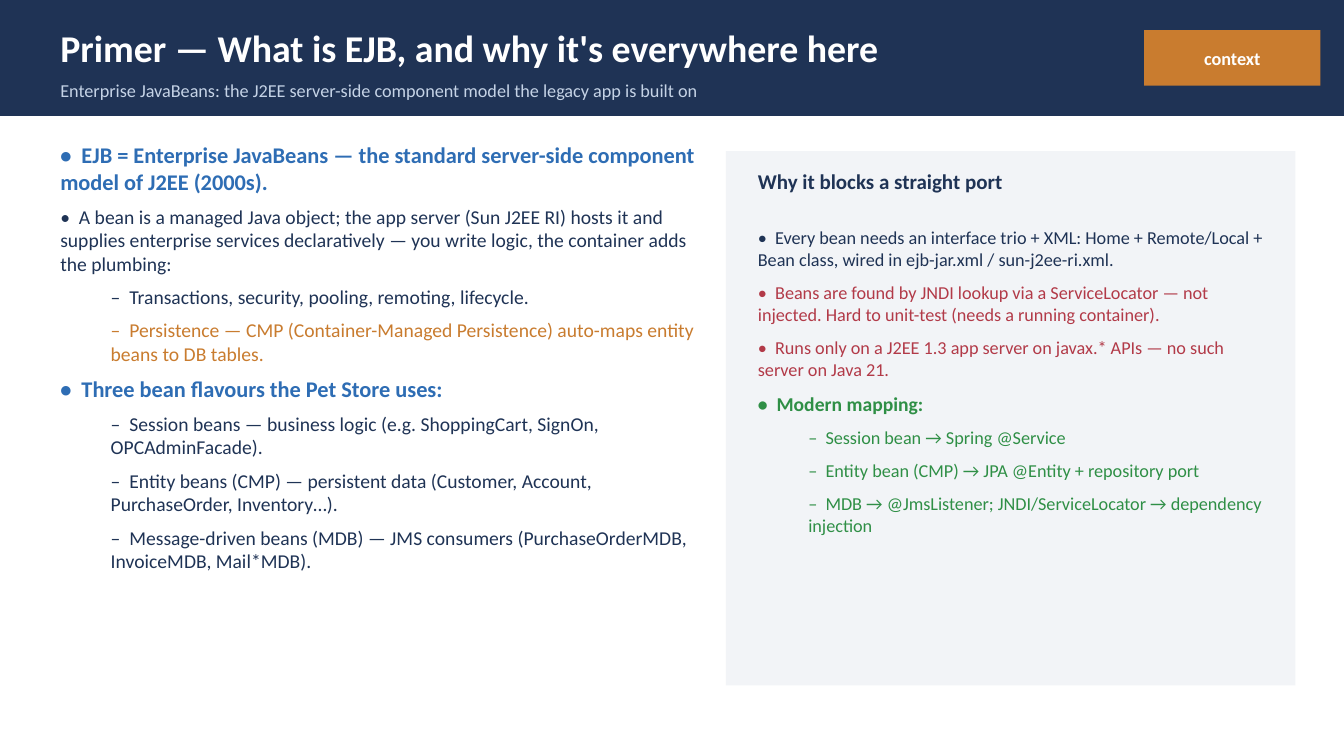
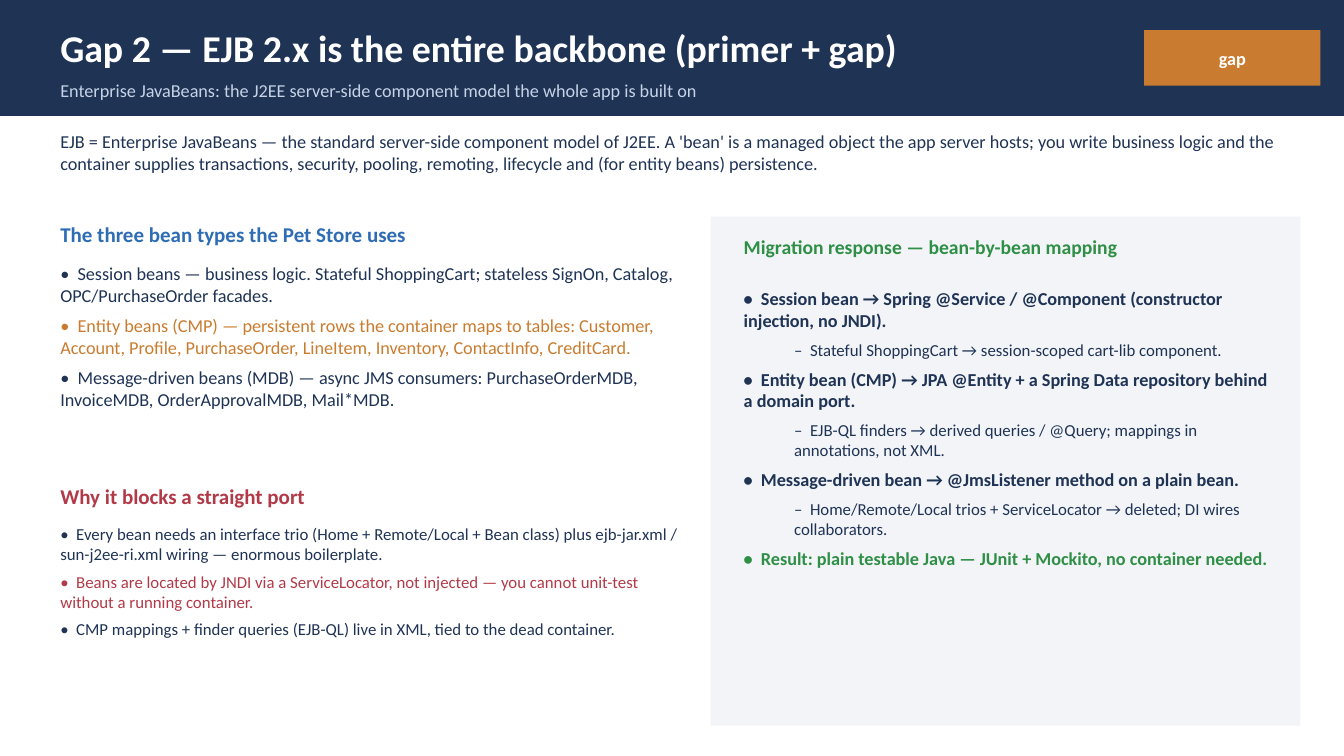
Before and after one commit to Vishak-94/pet-store, a slide deck: slide 7 of docs/PetStore_Demo_45min.pptx (slide 6 before the commit). Drawn at 1344x756 pixels with LibreOffice and Linux fonts; fonts in the diff are those of the drawing. Boxes give left, top, right and bottom in pixels: in the first picture for what was removed or moved away, otherwise in the second. Text is boxed around its words. In the diff, an @@ line names an element or a change of style, - is before the commit and + after.

Commit message:
Expand legacy gaps into one detailed slide per gap
Replace the single cramped gaps table + EJB-only primer with:
 - an overview slide listing all 8 gaps, then
 - one full slide per gap (gap_slide helper): what it was in the legacy
   app, why it blocks a straight port, and the migration response, each
   with several detailed bullets.

Gap 2 folds the EJB primer in (session/entity-CMP/MDB + bean-by-bean
Spring mapping). Gaps: J2EE-1.3 EAR/Sun-RI, EJB 2.x, XML-over-JMS,
shared Cloudscape DB, 3-MDB+WAF status, implicit container locking,
Swing/JWS admin, parallel SOAP build. Deck now 26 slides; agenda
gaps section retimed 4->8 min. No shape overflow.

```diff
--- a/docs/PetStore_Demo_45min.pptx
+++ b/docs/PetStore_Demo_45min.pptx
@@ text at (x1=60, y1=34, x2=897, y2=69): text changed @@
-Primer — What is EJB, and why it's everywhere here
+Gap 2 — EJB 2.x is the entire backbone (primer + gap)
@@ text at (x1=1219, y1=56, x2=1246, y2=68): text changed @@
-context
+gap
@@ text at (x1=60, y1=84, x2=696, y2=100): text changed @@
-Enterprise JavaBeans: the J2EE server-side component model the legacy app is built on
+Enterprise JavaBeans: the J2EE server-side component model the whole app is built on
@@ text at (x1=60, y1=135, x2=1274, y2=173): text changed; size 14 to 13 pt @@
-• EJB = Enterprise JavaBeans — the standard server-side component model of J2EE (2000s).
-• A bean is a managed Java object; the app server (Sun J2EE RI) hosts it and supplies enterprise services declaratively — you write logic, the container adds the plumbing:
-  – Transactions, security, pooling, remoting, lifecycle.
-  – Persistence — CMP (Container-Managed Persistence) auto-maps entity beans to DB tables.
-• Three bean flavours the Pet Store uses:
-  – Session beans — business logic (e.g. ShoppingCart, SignOn, OPCAdminFacade).
-  – Entity beans (CMP) — persistent data (Customer, Account, PurchaseOrder, Inventory…).
-  – Message-driven beans (MDB) — JMS consumers (PurchaseOrderMDB, InvoiceMDB, Mail*MDB).
+EJB = Enterprise JavaBeans — the standard server-side component model of J2EE. A 'bean' is a managed object the app server hosts; you write business logic and the container supplies transactions, security, pooling, remoting, lifecycle and (for entity beans) persistence.
@@ text added at (x1=60, y1=227, x2=406, y2=246), 15 pt, text #2E6DB4, bold @@
+The three bean types the Pet Store uses
@@ rectangle resized from (x1=726, y1=151, x2=1296, y2=686) to (x1=711, y1=217, x2=1301, y2=726) @@
@@ text removed at (x1=758, y1=231, x2=1262, y2=535) @@
-• Every bean needs an interface trio + XML: Home + Remote/Local + Bean class, wired in ejb-jar.xml / sun-j2ee-ri.xml.
-• Beans are found by JNDI lookup via a ServiceLocator — not injected. Hard to unit-test (needs a running container).
-• Runs only on a J2EE 1.3 app server on javax.* APIs — no such server on Java 21.
-• Modern mapping:
-  – Session bean → Spring @Service
-  – Entity bean (CMP) → JPA @Entity + repository port
-  – MDB → @JmsListener; JNDI/ServiceLocator → dependency injection
@@ text added at (x1=60, y1=267, x2=673, y2=409), 13 pt, text #1F3355 @@
+• Session beans — business logic. Stateful ShoppingCart; stateless SignOn, Catalog, OPC/PurchaseOrder facades.
+• Entity beans (CMP) — persistent rows the container maps to tables: Customer, Account, Profile, PurchaseOrder, LineItem, Inventory, ContactInfo, CreditCard.
+• Message-driven beans (MDB) — async JMS consumers: PurchaseOrderMDB, InvoiceMDB, OrderApprovalMDB, Mail*MDB.
@@ text added at (x1=744, y1=240, x2=1117, y2=258), 14 pt, text #2F8F46, bold @@
+Migration response — bean-by-bean mapping
@@ text added at (x1=744, y1=292, x2=1268, y2=568), 13 pt, text #1F3355, bold @@
+• Session bean → Spring @Service / @Component (constructor injection, no JNDI).
+  – Stateful ShoppingCart → session-scoped cart-lib component.
+• Entity bean (CMP) → JPA @Entity + a Spring Data repository behind a domain port.
+  – EJB-QL finders → derived queries / @Query; mappings in annotations, not XML.
+• Message-driven bean → @JmsListener method on a plain bean.
+  – Home/Remote/Local trios + ServiceLocator → deleted; DI wires collaborators.
+• Result: plain testable Java — JUnit + Mockito, no container needed.
@@ text "Why it blocks a straight ..." moved from (x1=758, y1=174, x2=1002, y2=193) to (x1=60, y1=489, x2=304, y2=508) @@
@@ text "Why it blocks a straight ..." at (x1=60, y1=489, x2=304, y2=508): text colour #1F3355 to #B23A48 @@
@@ text added at (x1=60, y1=528, x2=666, y2=638), 12 pt, text #1F3355 @@
+• Every bean needs an interface trio (Home + Remote/Local + Bean class) plus ejb-jar.xml / sun-j2ee-ri.xml wiring — enormous boilerplate.
+• Beans are located by JNDI via a ServiceLocator, not injected — you cannot unit-test without a running container.
+• CMP mappings + finder queries (EJB-QL) live in XML, tied to the dead container.
```
Also in this commit, not shown: 1 other slide changed, 8 slides added, 1 slide removed, 1 other file.
